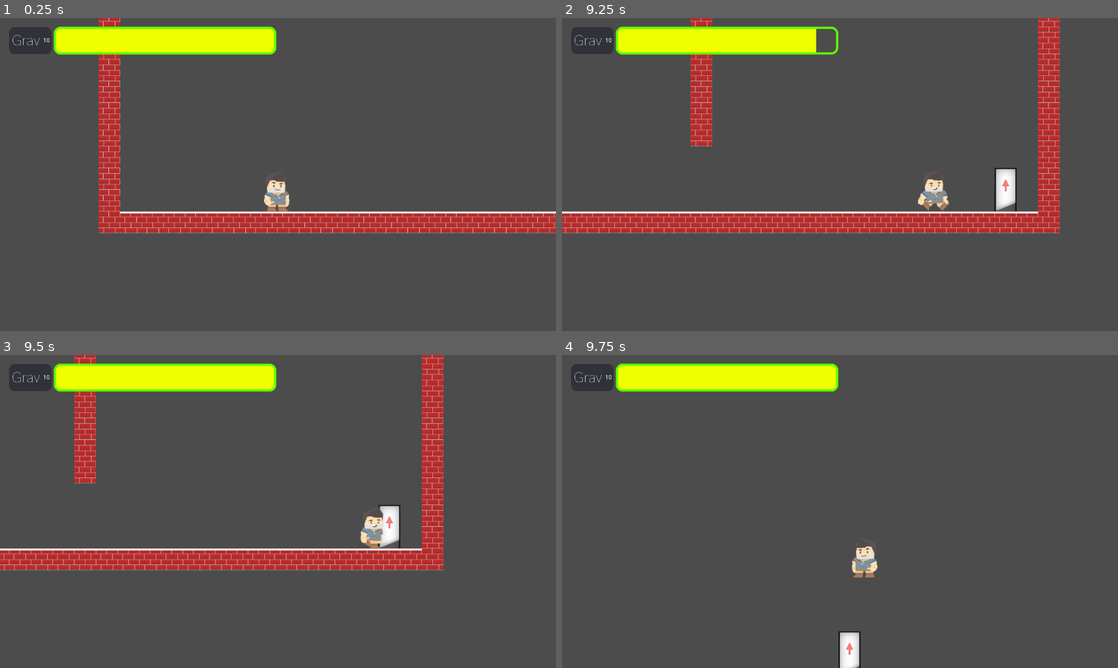
Above: before the commit, frames 1-4 (two rows, left to right).
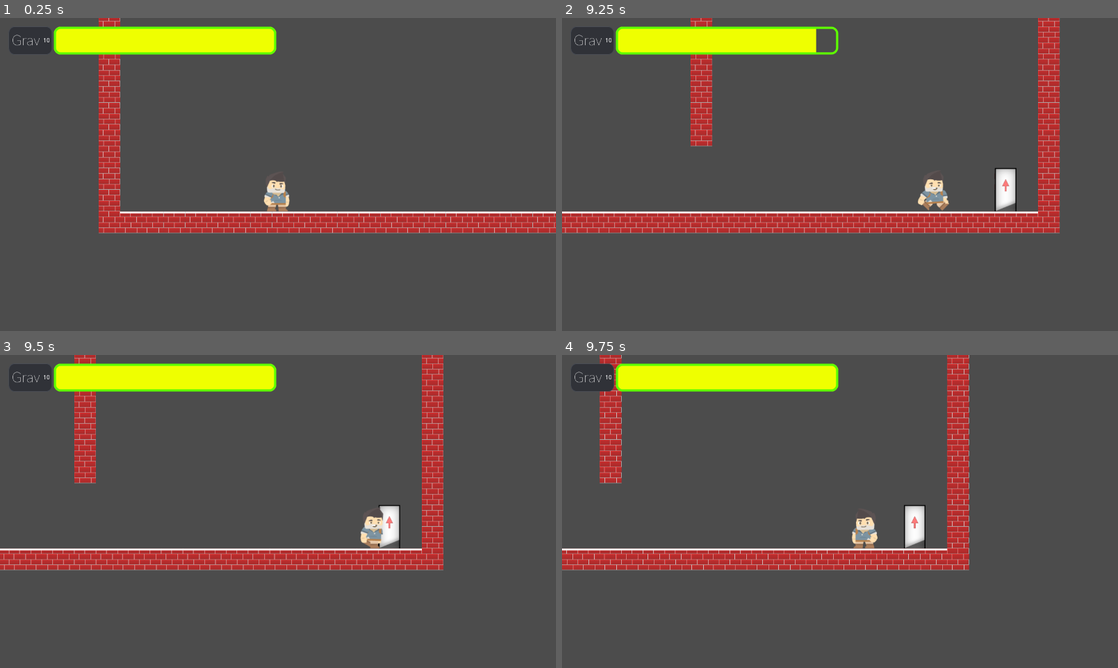
Above: after the commit, the same moments.

Repository: tonymarklove/higgs
Game: Godot game, scene res://main.tscn
The game is run twice, just before and just after one commit, with the same random seed, the same clock (stepped at 60 frames per second) and the same inputs.
Inputs:
- Up to frame 1 (0.25 s): no input
- Up to frame 2 (9.25 s): tap Enter at 0.5 s; hold Right (ui_right) 0.53-2.03 s; tap Space (ui_select) at 0.77, 1.52, 3.02, 3.77, 4.52, 6.02, 6.77, 7.52, 9.02 s; hold Left (ui_left) 2.03-2.78 s; hold Right (ui_right) 2.78-4.28 s; hold Left (ui_left) 4.28-5.03 s; hold Right (ui_right) 5.03-5.78 s; hold Left (ui_left) 5.78-7.28 s; hold Right (ui_right) from 7.28 s (still down)
- Up to frame 3 (9.5 s): keep holding Right (ui_right)
- Up to frame 4 (9.75 s): release Right (ui_right) at 9.53 s; hold Left (ui_left) from 9.53 s (still down)

Frames 1-3 are identical in both runs. In frame 4, 10% of the frame differs, in the area x 0-74%, y 0-100%.

Commit message:
Action to use doors
And increase z-index on the player character so they always sit above
the level

Diff:
--- a/Levels/Doorway.gd
+++ b/Levels/Doorway.gd
@@ -3,5 +3,5 @@
 export var scene_to_load = "res://Levels/Level_1_2.tscn"
 export(Vector2) var teleport_to_location
 
-func _on_Doorway_body_entered(body):
+func use_door():
 	get_node("/root/Global").goto_scene(scene_to_load, teleport_to_location)
--- a/Levels/Doorway.tscn
+++ b/Levels/Doorway.tscn
@@ -7,7 +7,9 @@
 custom_solver_bias = 0.0
 extents = Vector2( 10, 10 )
 
-[node name="Doorway" type="Area2D"]
+[node name="Doorway" type="Area2D" groups=[
+"doorways",
+]]
 
 editor/display_folded = true
 position = Vector2( 1740.03, 436.811 )
@@ -20,9 +22,8 @@
 audio_bus_name = "Master"
 script = ExtResource( 1 )
 scene_to_load = "res://Levels/Level_1_2.tscn"
+teleport_to_location = null
 
 [node name="CollisionShape2D" type="CollisionShape2D" parent="." index="0"]
 
 shape = SubResource( 1 )
-
-[connection signal="body_entered" from="." to="." method="_on_Doorway_body_entered"]
--- a/Player/Player.gd
+++ b/Player/Player.gd
@@ -159,6 +159,12 @@
 
 	var move = movement_option()
 
+	if Input.is_action_pressed('ui_up'):
+		for doorway in get_tree().get_nodes_in_group("doorways"):
+			if doorway.overlaps_body(self):
+				doorway.use_door()
+				break
+
 	velocity += player_right_direction * move * run_speed
 
 	if move > 0:
--- a/main.tscn
+++ b/main.tscn
@@ -10,6 +10,8 @@
 
 [node name="Player" parent="." index="1" instance=ExtResource( 2 )]
 
+z_index = 1
+_sections_unfolded = [ "Z Index" ]
 rotate_to_follow_gravity = false
 
 [node name="CanvasLayer" type="CanvasLayer" parent="." index="2"]
